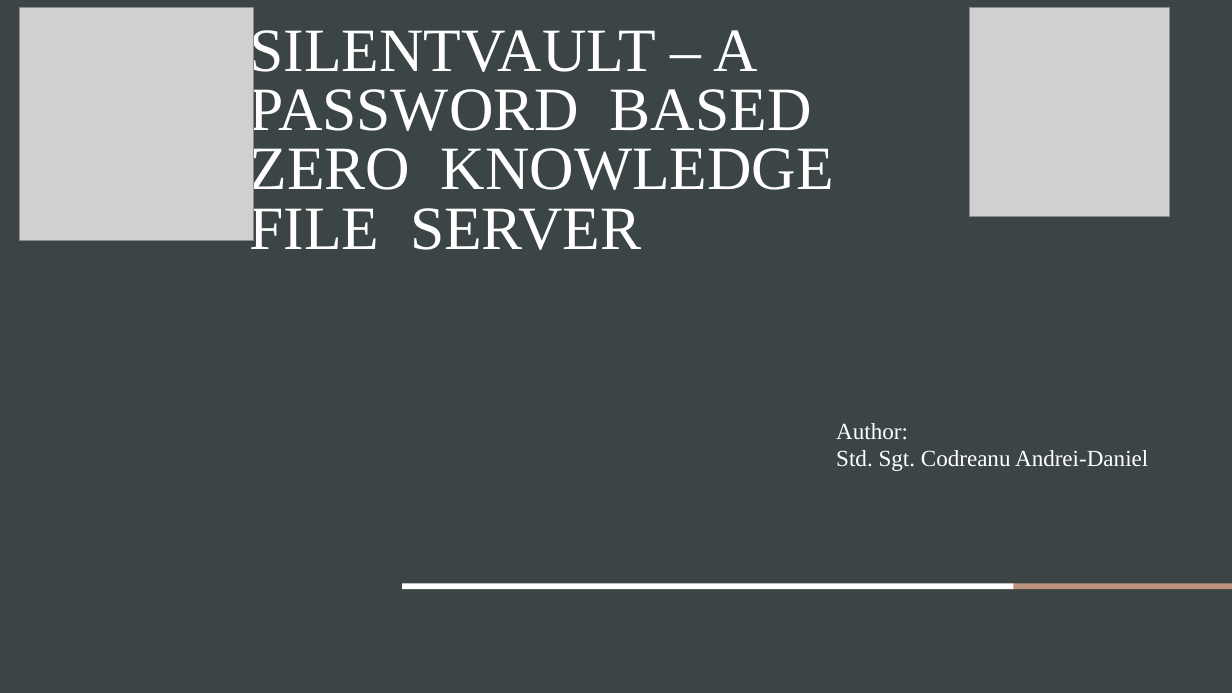
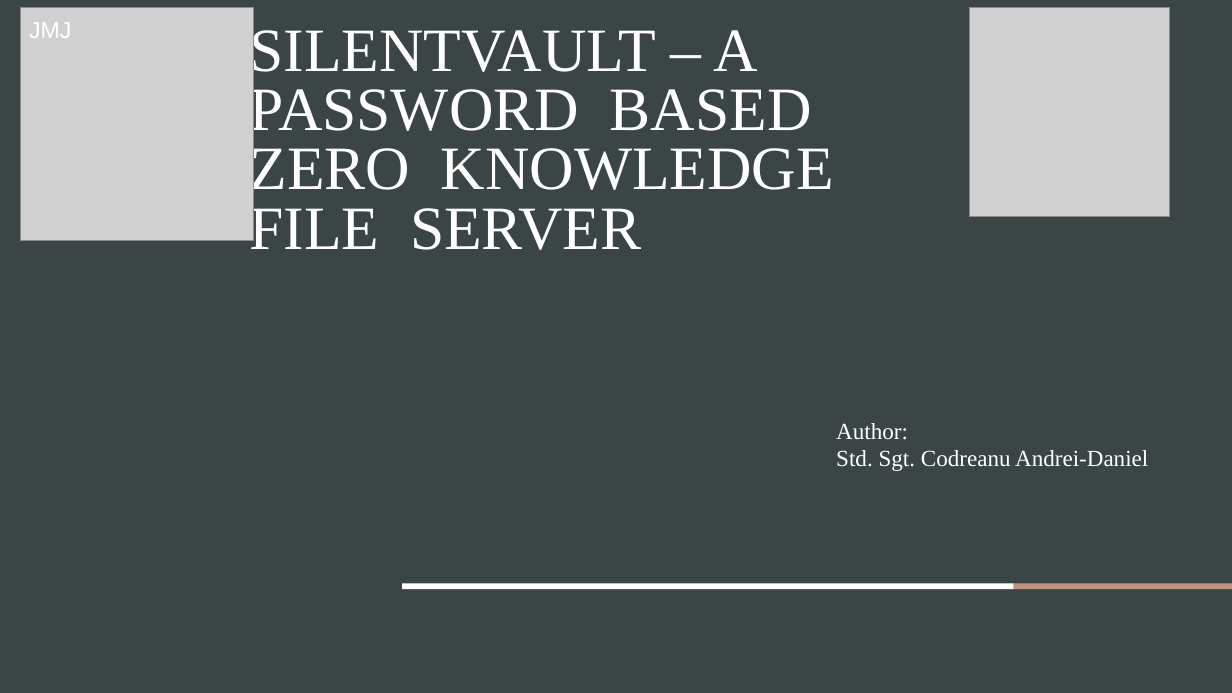
Before and after one commit to RexGloriae/SilentVault, a slide deck: slide 1 of CERC_CODREANU_Andrei-Daniel_Presentation.pptx. Drawn at 1232x693 pixels with LibreOffice and Linux fonts; fonts in the diff are those of the drawing; grey boxes stand for pictures. Boxes give left, top, right and bottom in pixels: in the first picture for what was removed or moved away, otherwise in the second. Text is boxed around its words. In the diff, an @@ line names an element or a change of style, - is before the commit and + after.

Commit message:
add jmj on top of presentation

```diff
--- a/CERC_CODREANU_Andrei-Daniel_Presentation.pptx
+++ b/CERC_CODREANU_Andrei-Daniel_Presentation.pptx
@@ text added at [29, 22, 71, 38], 18 pt, text #FFFFFF @@
+JMJ
```
